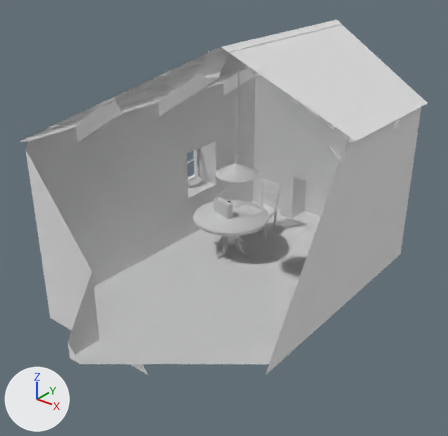
What one commit did to the Blender file _GFX_source/ouija_scene_3.blend.
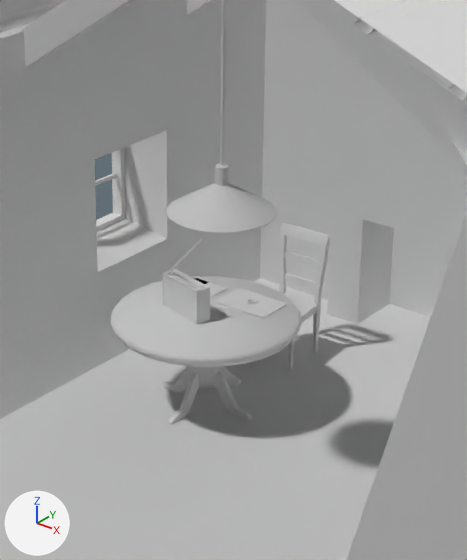
Old and new are each drawn whole from a camera (50 mm lens) standing at (5.61, -7.21, 5.02) and looking at (0.6, -0.94, 1.14) and again close up on the part from 33% to 75% of the width and 21% to 72% of the height. The lights are fixed; the arrows at lower left show +X, +Y and +Z. Everything nearer to the camera than a plane just in front of the edit is cut away. Objects named as collision shapes, trigger or cutter boxes, shadow casters or lower levels of detail are left out.

In view in the first close-up: 'chair', 'lamp_shade', 'lamp_wire', 'ouija_board', 'radio', 'room', 'room_floor', 'room_roof', 'room_window', 'round_table', 'round_table_collider_top'.
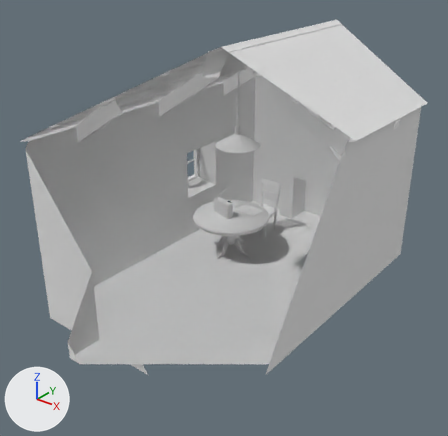
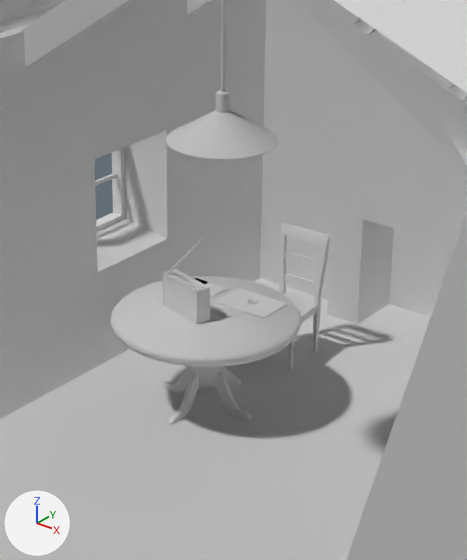
What changed in the scene script:
```text
Change ob_lamp_shade:
    ob_lamp_shade.location: (0.642, -0.687, 1.913) -> (0.642, -0.687, 2.337)
```

Location of each change, [x1, y1, x2, y2] in pixels of the close-ups (467 x 560 px):
'lamp_shade', moved: before [166, 163, 277, 233]; after [166, 90, 279, 160]
